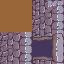
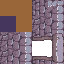
Layer changes from the first w=64, h=64 image to the second:
painted on "Layer 8" over 0, 16, 64, 63
removed layer "Layer 7" over 32, 35, 64, 63
removed layer "Layer 6" over 0, 16, 64, 63
hid "Background" over 0, 16, 64, 63
